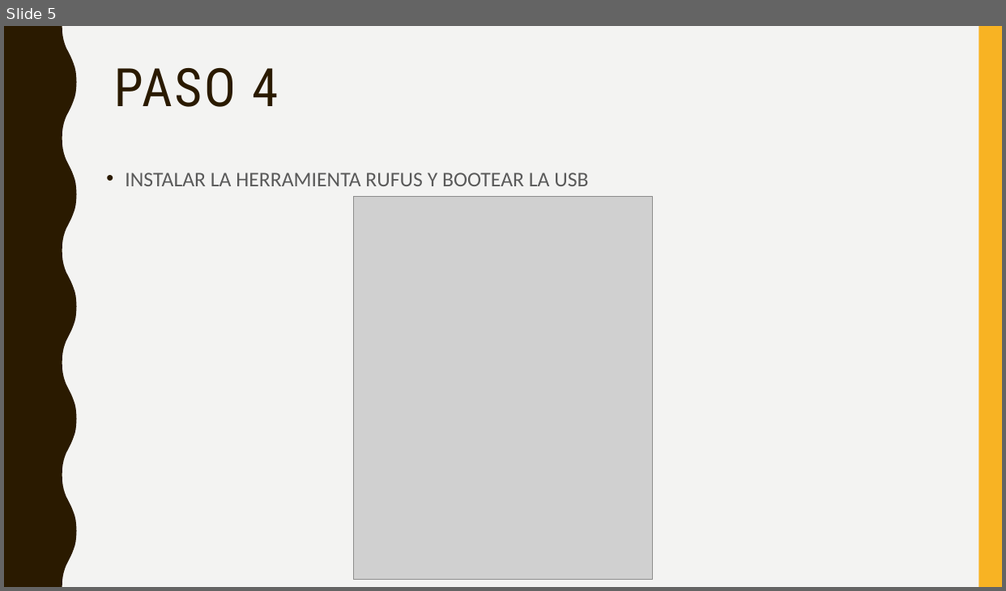
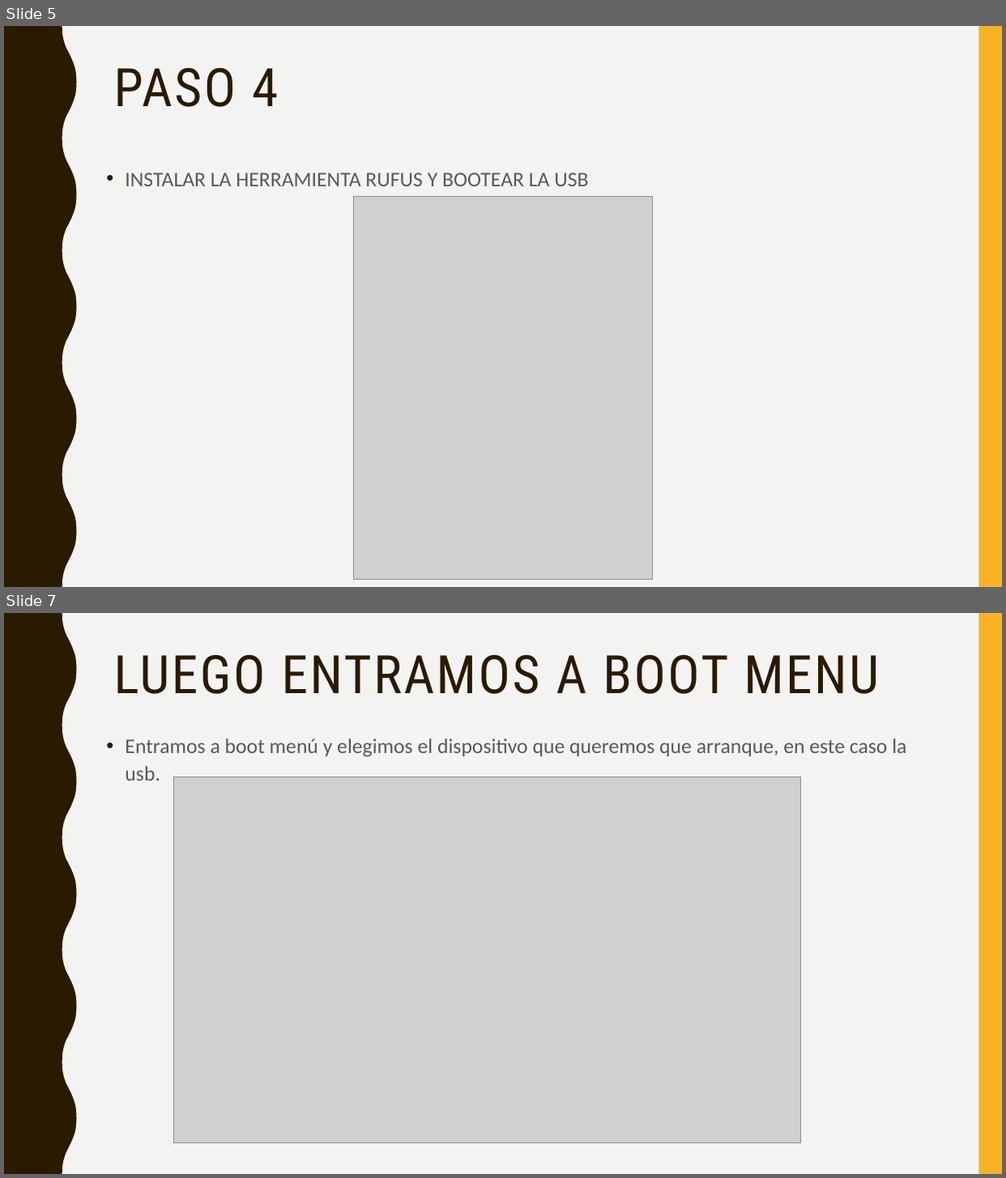
Before and after one commit to franko21/OHM, a slide deck: reparacion de compu/PASOS PARA FORMATEAR UNA COMPUTADORA.pptx. Shown one above the other, each under a label of ours: slide 5 before the commit, slides 5 and 7 after it; the slides between them are not shown. The pictures are 1006x591 and 1006x1178 pixels, drawn with LibreOffice and Linux fonts; fonts in the diff are those of the drawing; grey boxes stand for pictures. Boxes give left, top, right and bottom in pixels: in the first picture for what was removed or moved away, otherwise in the second. Text is boxed around its words. In the diff, an @@ line names an element or a change of style, - is before the commit and + after.

```diff
--- a/reparacion de compu/PASOS PARA FORMATEAR UNA COMPUTADORA.pptx
+++ b/reparacion de compu/PASOS PARA FORMATEAR UNA COMPUTADORA.pptx
@@ slide 7 added at bbox=[4, 613, 1002, 1174], background #F3F3F2; not listed: 2 template elements that a slide beside it also shows @@
@@ title added at bbox=[114, 655, 879, 694], 51 pt, text #2A1A00 @@
+LUEGO ENTRAMOS A BOOT MENU
@@ text added at bbox=[125, 739, 906, 781], 20 pt, text #595959 @@
+• Entramos a boot menú y elegimos el dispositivo que queremos que arranque, en este caso la usb.
@@ picture added at bbox=[174, 777, 801, 1144] @@
```
Also in this commit, not shown: 3 other slides added, 3 other files.
